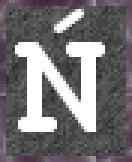
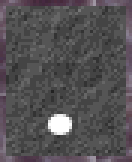
Before/after of a 132 x 162 layered artwork. What changed in the layer stack:
added layer "." above "-" over [48, 114, 72, 135]
hid "Ń" over [15, 9, 105, 132]
